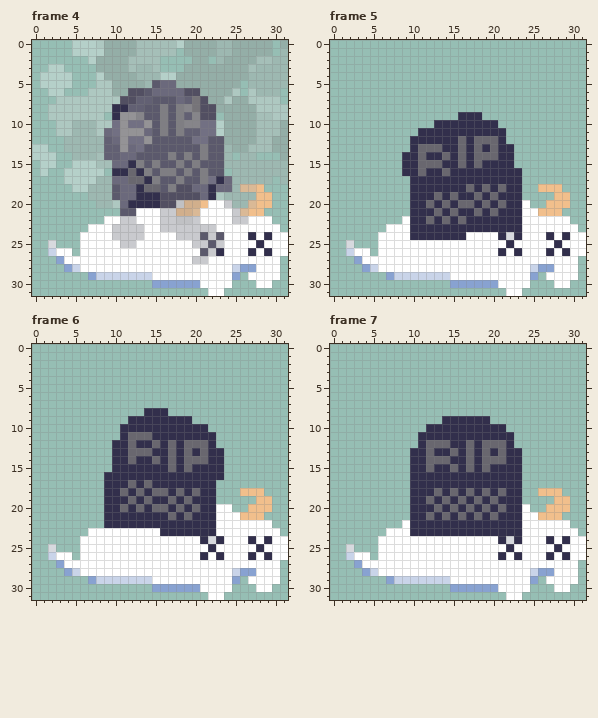
Two versions of one pixel-art file, Textures/Flatten_deathPoof.aseprite. Above: the version before the commit.
32x32 pixels, 7 frames. Colours within 5 levels of each other are drawn and written as one. Shown: frame 4, frame 5, frame 6, frame 7. The commit also changed other frames, which this record leaves out.
After:
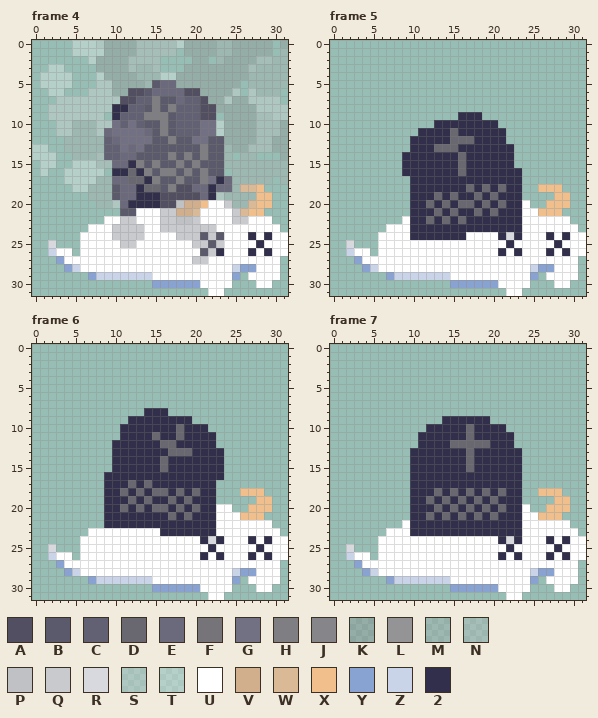
Palette (. is transparent): A #524f62  B #5b596c  C #626073  D #69676f  E #6b697c  F #767479  G #727083  H #7f7e83  J #86858a  K #918f8e56  L #949396  M #acacac56  N #c1c1c156  P #c0c1c4  Q #c9cace  R #d7d9de  S #dcdcdc56  T #f2f2f256  U #ffffff  V #d1af8c  W #dab996  X #f1bf8c  Y #88a2d1  Z #c9d4e9  2 #322f4c
The commit says: Updated animations Added death animation/ Changed death tombstone to cross/ Moved animation render layer to top
Edits made:
Frame 4:
Colour H gives way to colour B in row 8 at x 16.
Colour L gives way to colour B in row 10 at x 14.
Colour F gives way to colour C in rows 7 to 8 at x 20.
Colour G gives way to colour C in row 10 at x 13.
Colour H gives way to colour C in rows 8 to 11 at x 18.
Colour J gives way to colour C in row 8 at x 19; in row 9 at x 13 and 20; in row 10 at x 19 to 20.
Colour L gives way to colour C in row 9 at x 11 to 12; in row 10 at x 11.
Colour L gives way to colour G in row 11 at x 11 to 13; in row 12 at x 11 and 14; in row 13 at x 11.
Colour B gives way to colour H in row 7 at x 15; in row 8 at x 15 and 17; in row 9 at x 14 to 15; in row 12 at x 17.
Frame 5:
Colour D gives way to colour 2 in row 12 at x 18 to 20; in row 13 at x 11 to 12, 16, 18 and 20; in row 14 at x 11, 14 and 18 to 20; in row 15 at x 11 to 13 and 18; in row 16 at x 11 and 14.
Colour 2 gives way to colour D in row 11 at x 15; in row 12 at x 15 and 17; in row 13 at x 14 to 15; in row 16 at x 16.
Frame 6:
Colour D gives way to colour 2 in row 11 at x 12 to 14; in row 12 at x 12, 15 and 19 to 21; in row 13 at x 12 to 14 and 21; in row 14 at x 12, 15, 17 and 19 to 21; in row 15 at x 17 and 19.
Colour 2 gives way to colour D in row 10 at x 18; in row 11 at x 15 and 18; in row 12 at x 16; in row 13 at x 18; in rows 14 to 15 at x 16.
Frame 7:
Colour D gives way to colour 2 in row 12 at x 12 to 14 and 20 to 21; in row 13 at x 12, 15, 19 and 21; in row 14 at x 12 to 14 and 19 to 21; in row 15 at x 12, 15 and 19.
Colour 2 gives way to colour D in rows 10 to 11 at x 17; in row 12 at x 15 to 16 and 18.
Pixel boxes of the changes (left, top, right, bottom) in both pictures:
changed: (120, 96, 200, 152)
changed: (418, 128, 498, 176)
changed: (128, 424, 208, 472)
changed: (426, 424, 506, 472)
